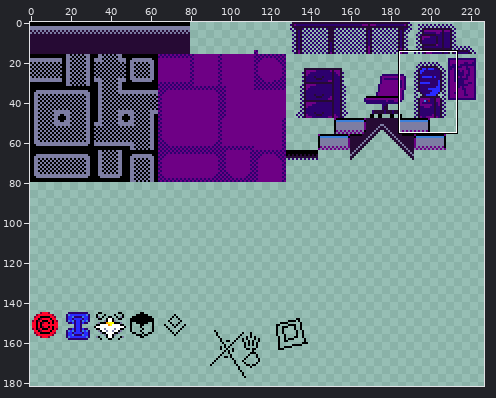
Two states of a sprite sheet, textures/tilesets/tileset1.png. Above, an overview of the earlier version with the close-up marked.
Close-up. Before:
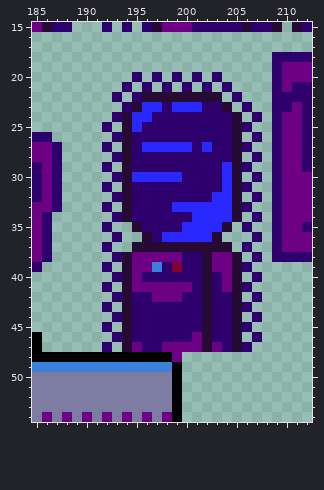
The file is 256x256 pixels. Shown: x 185..212, y 15..54. The wide view leaves out empty margins.
The same view after the edit:
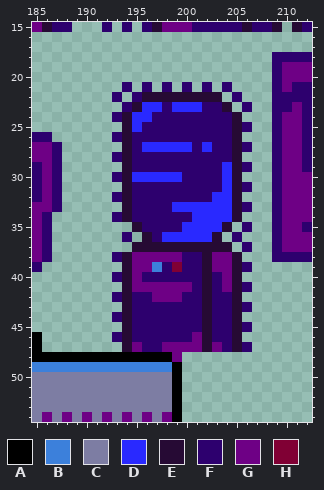
Palette (. is transparent): A #000000  B #3c80db  C #7d7da3  D #2929ff  E #260a34  F #2d006e  G #6e0085  H #800034
The edit:
{"y":20,"x":195,"old":"F","new":"."}
{"y":20,"x":197,"old":"F","new":"."}
{"y":20,"x":199,"old":"F","new":"."}
{"y":20,"x":201,"old":"F","new":"."}
{"y":20,"x":203,"old":"F","new":"."}
{"y":24,"x":207,"old":"F","new":"."}
{"y":25,"x":192,"old":"F","new":"."}
{"y":26,"x":207,"old":"F","new":"."}
{"y":27,"x":192,"old":"F","new":"."}
{"y":28,"x":207,"old":"F","new":"."}
{"y":29,"x":192,"old":"F","new":"."}
{"y":30,"x":207,"old":"F","new":"."}
{"y":31,"x":192,"old":"F","new":"."}
{"y":32,"x":207,"old":"F","new":"."}
{"y":33,"x":192,"old":"F","new":"."}
{"y":34,"x":207,"old":"F","new":"."}
{"y":35,"x":192,"old":"F","new":"."}
{"y":36,"x":193,"old":"F.","new":".F"}
{"y":36,"x":205,"old":".","new":"F"}
{"y":36,"x":207,"old":"F","new":"."}
{"y":37,"x":192,"old":"F","new":"."}
{"y":38,"x":207,"old":"F","new":"."}
{"y":39,"x":192,"old":"F","new":"."}
{"y":40,"x":207,"old":"F","new":"."}
{"y":41,"x":192,"old":"F","new":"."}
{"y":42,"x":207,"old":"F","new":"."}
{"y":43,"x":192,"old":"F","new":"."}
{"y":44,"x":207,"old":"F","new":"."}
{"y":45,"x":192,"old":"F","new":"."}
{"y":46,"x":207,"old":"F","new":"."}
{"y":47,"x":192,"old":"F","new":"."}
